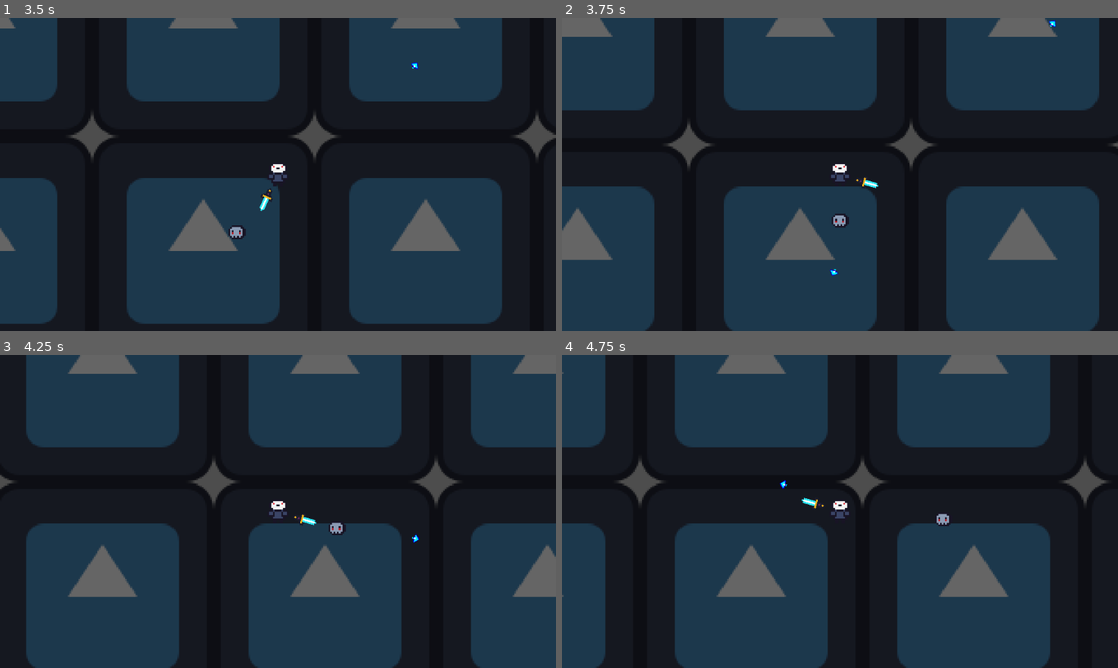
Above: before the commit, frames 1-4 (two rows, left to right).
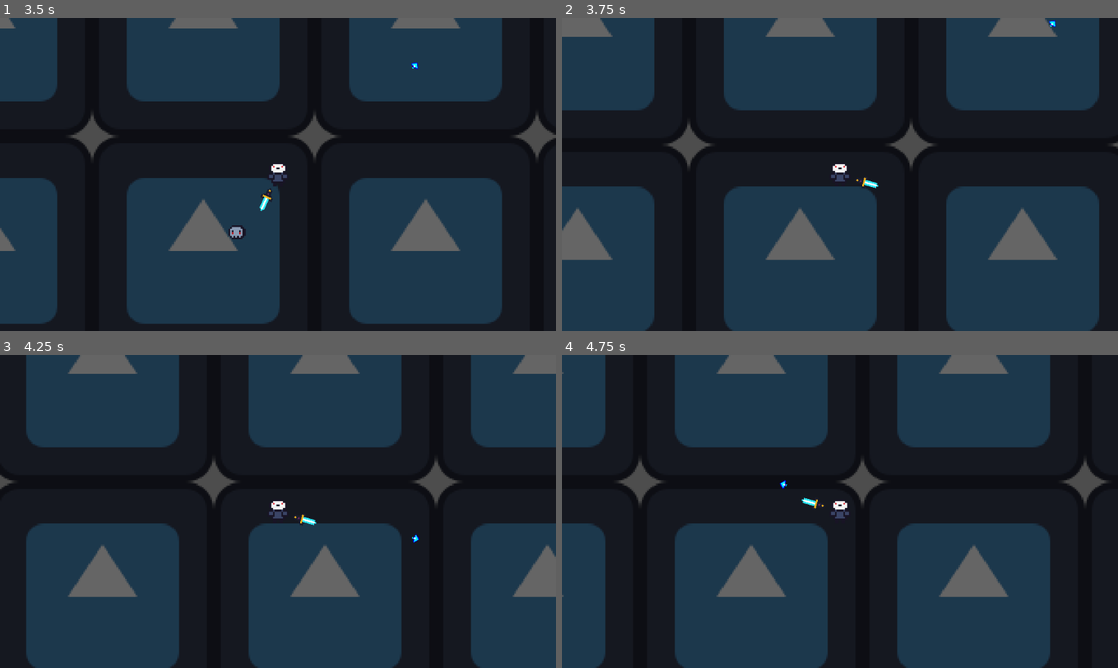
Above: after the commit, the same moments.

Repository: hanssantos02/the-under-forge
Game: Godot game, scene res://scenes/main.tscn
Same seed, same stepped clock (60 frames per second), same inputs: the game is played once before the commit and once after it. The engine's default icon, where the game draws it, is replaced by a stand-in: a white triangle on a blue panel in a dark square.
Inputs (mouse positions are in pixels of both pictures, inside the frame that each line leads up to):
- Up to frame 1 (3.5 s): move the mouse to (400, 158) at 0.52 s; hold D (move_right) 0.53-1.28 s; move the mouse to (166, 190) at 1.27 s; hold S (move_down) 1.28-2.03 s; move the mouse to (333, 105) at 2.02 s; hold D (move_right) 2.03-2.78 s; move the mouse to (250, 237) at 2.77 s; hold W (move_up) from 2.78 s (still down)
- Up to frame 2 (3.75 s): move the mouse to (1006, 221) at 3.52 s; release W (move_up) at 3.53 s; hold A (move_left) from 3.53 s (still down)
- Up to frame 3 (4.25 s): keep holding A (move_left)
- Up to frame 4 (4.75 s): keep holding A (move_left); move the mouse to (673, 464) at 4.27 s

Frame 1 is identical in both runs. In frame 2, 0.1% of the frame differs, in the area x 48-52%, y 62-83%; in frame 3, 0.1%; in frame 4, less than 0.1%.

Commit message:
feat: implement projectile damage
feat: implement projectile damage via enemy hitbox detection

Diff:
--- a/scenes/main.tscn
+++ b/scenes/main.tscn
@@ -19,5 +19,5 @@
 [node name="Player" parent="." unique_id=1062722222 groups=["player"] instance=ExtResource("2_sugp2")]
 position = Vector2(237, 169)
 
-[node name="Enemy" parent="." unique_id=106604056 instance=ExtResource("3_sugp2")]
+[node name="Enemy" parent="." unique_id=106604056 groups=["enemy"] instance=ExtResource("3_sugp2")]
 position = Vector2(354, 122)
--- a/scenes/projectile.tscn
+++ b/scenes/projectile.tscn
@@ -9,6 +9,8 @@
 
 [node name="Projectile" type="Area2D" unique_id=1462773201]
 scale = Vector2(0.5, 0.5)
+collision_layer = 0
+collision_mask = 2
 script = ExtResource("1_q3m7n")
 
 [node name="Sprite2D" type="Sprite2D" parent="." unique_id=2023488920]
@@ -17,3 +19,5 @@
 [node name="CollisionShape2D" type="CollisionShape2D" parent="." unique_id=1483885130]
 position = Vector2(2, 0)
 shape = SubResource("CapsuleShape2D_uu65c")
+
+[connection signal="body_entered" from="." to="." method="_on_body_entered"]
--- a/scripts/projectile.gd
+++ b/scripts/projectile.gd
@@ -5,3 +5,11 @@
 
 func _process(delta: float) -> void:
 	global_position += transform.x * speed * delta
+
+func _on_body_entered(body: Node2D) -> void:
+	if not body.is_in_group("enemy"):
+		return
+	for child in body.get_children():
+		if child is HealthComponent:
+			child.take_damage(damage)
+			queue_free()
